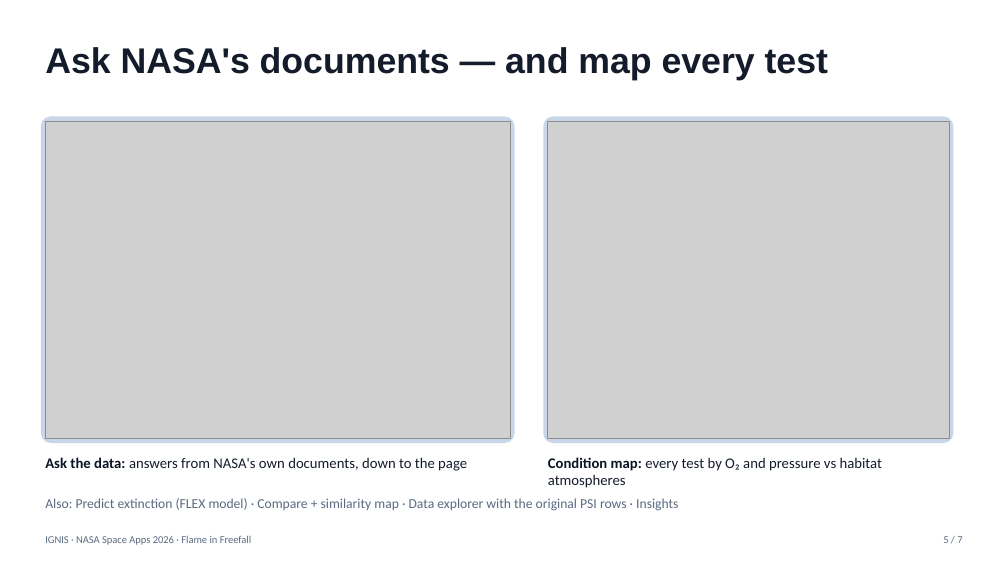
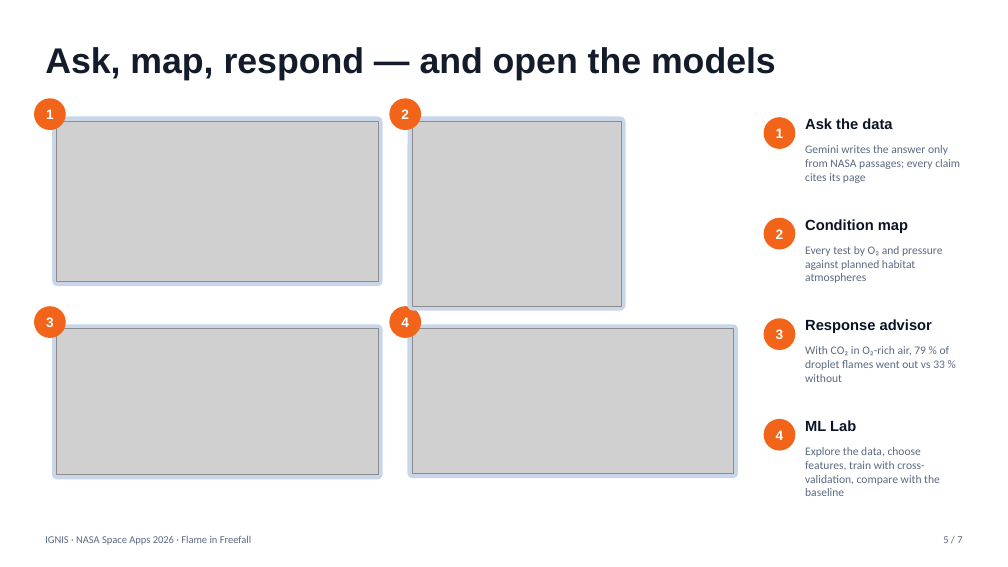
Before and after one commit to fswierta/nasa-hackathon, a slide deck: slide 5 of submission/deck.pptx. Drawn at 1008x567 pixels with LibreOffice and Linux fonts; fonts in the diff are those of the drawing; grey boxes stand for pictures. Boxes give left, top, right and bottom in pixels: in the first picture for what was removed or moved away, otherwise in the second. Text is boxed around its words. In the diff, an @@ line names an element or a change of style, - is before the commit and + after.

```diff
--- a/submission/deck.pptx
+++ b/submission/deck.pptx
@@ title at [45, 47, 776, 80]: text changed @@
-Ask NASA's documents — and map every test
+Ask, map, respond — and open the models
@@ ellipse added at [34, 98, 66, 130], fill #F26419, 13 pt, text #FFFFFF, bold @@
+1
@@ rounded rectangle: place and size @@
-rounded rectangle at [41, 116, 515, 443]
+rounded rectangle at [52, 116, 383, 287]
@@ ellipse added at [389, 98, 421, 130], fill #F26419, 13 pt, text #FFFFFF, bold @@
+2
@@ rounded rectangle added at [408, 116, 626, 311], fill #C9D6EA @@
@@ ellipse added at [764, 117, 796, 149], fill #F26419, 13 pt, text #FFFFFF, bold @@
+1
@@ text added at [805, 118, 892, 129], 14 pt, text #0B1426, bold @@
+Ask the data
@@ picture removed at [45, 121, 510, 439] @@
@@ picture added at [57, 121, 378, 281] @@
@@ picture added at [412, 121, 622, 306] @@
@@ picture removed at [548, 121, 950, 439] @@
@@ text added at [805, 145, 960, 183], 11 pt, text #5B6B82 @@
+Gemini writes the answer only from NASA passages; every claim cites its page
@@ ellipse added at [764, 218, 796, 250], fill #F26419, 13 pt, text #FFFFFF, bold @@
+2
@@ text added at [805, 219, 908, 233], 14 pt, text #0B1426, bold @@
+Condition map
@@ text at [805, 246, 942, 283]: text changed; size 14 to 11 pt; text colour #141C2B to #5B6B82 @@
-Condition map: every test by O₂ and pressure vs habitat atmospheres
+Every test by O₂ and pressure against planned habitat atmospheres
@@ ellipse added at [34, 306, 66, 338], fill #F26419, 13 pt, text #FFFFFF, bold @@
+3
@@ rounded rectangle added at [52, 324, 383, 479], fill #C9D6EA @@
@@ picture added at [57, 329, 378, 475] @@
@@ ellipse added at [389, 306, 421, 338], fill #F26419, 13 pt, text #FFFFFF, bold @@
+4
@@ rounded rectangle: place and size @@
-rounded rectangle at [544, 116, 954, 443]
+rounded rectangle at [408, 324, 738, 478]
@@ picture added at [412, 329, 734, 473] @@
@@ ellipse added at [764, 318, 796, 350], fill #F26419, 13 pt, text #FFFFFF, bold @@
+3
@@ text added at [805, 319, 932, 333], 14 pt, text #0B1426, bold @@
+Response advisor
@@ text added at [805, 346, 950, 382], 11 pt, text #5B6B82 @@
+With CO₂ in O₂-rich air, 79 % of droplet flames went out vs 33 % without
@@ ellipse added at [764, 419, 796, 451], fill #F26419, 13 pt, text #FFFFFF, bold @@
+4
@@ text added at [805, 420, 856, 431], 14 pt, text #0B1426, bold @@
+ML Lab
@@ text added at [805, 447, 940, 496], 11 pt, text #5B6B82 @@
+Explore the data, choose features, train with cross-validation, compare with the baseline
@@ text removed at [45, 457, 467, 471] @@
-Ask the data: answers from NASA's own documents, down to the page
@@ text removed at [45, 498, 678, 511] @@
-Also: Predict extinction (FLEX model) · Compare + similarity map · Data explorer with the original PSI rows · Insights
```
Also in this commit, not shown: 2 other slides changed, 9 other files.
